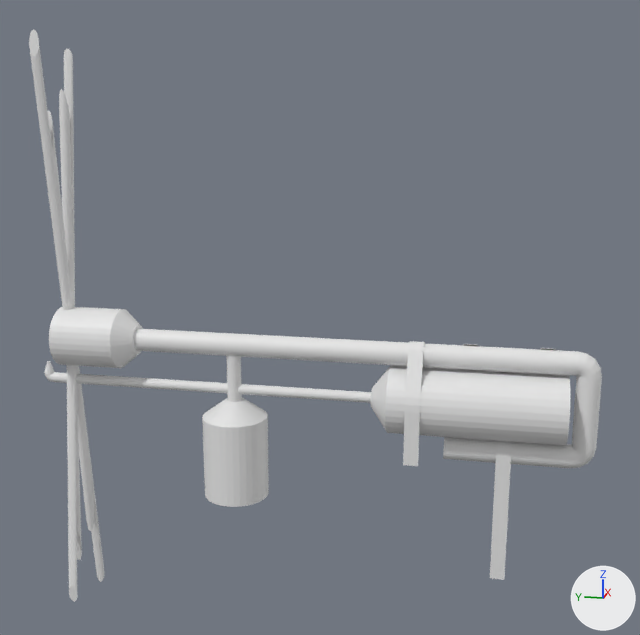
An edit to the glTF model art/models/flamethrower/flamethrower.glb, drawn before and after from the same camera.
The view is the same before and after, from a 50 mm camera at (-6.71, 0.71, 1.94) aimed at (0.08, 2.07, 0.24). The lights are fixed; the arrows at lower right show +X, +Y and +Z. The older version comes first. Where no turn or scale is listed for an object, it has been applied to the vertices. Vertices at exactly the same position are counted once.

The first picture shows 'Air Bottle', 'Barrel', 'Flame Tube', 'Fuel Bottle', 'Hole.001-noimp', 'Hole.002-noimp', 'Hole.003-noimp', 'Hole.004-noimp', 'Muzzle', 'Tape.001', 'Tape.002'.
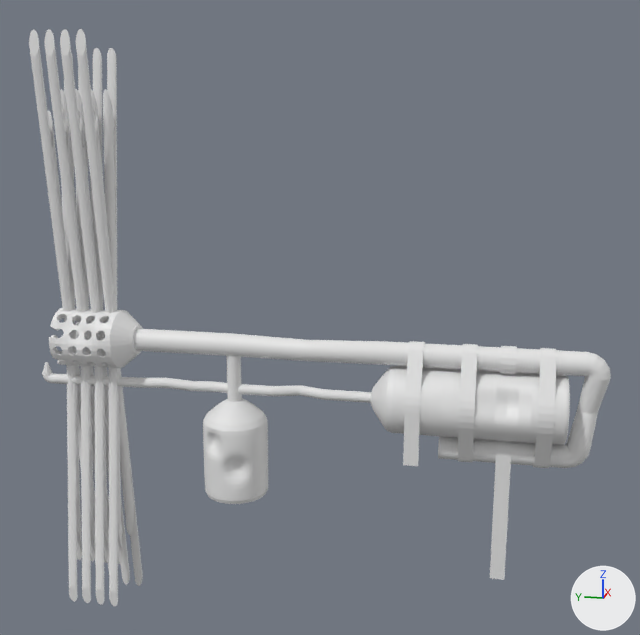
Edits to the bpy script that builds the scene:
```text
Change me_cylinder:
    used by ob_barrel; location = (0.0, 2.773, 0.0)
    remove me_cylinder.from_pydata(...)  # 384 vertices, 764 faces; spans x -0.09..0.09, y -2.89..0.82, z -0.85..0.09
    add me_cylinder.from_pydata(...)  # 512 vertices, 1020 faces; spans x -0.13..0.11, y -2.96..0.82, z -0.85..0.09
    me_cylinder part 1: 4 vertices moved within x -0.09..0.09, y -2.8..-2.75, z -0.7..-0.66; 342 vertices removed from x -0.09..0.09, y -2.89..-1.73, z -0.85..0.09; 470 vertices added at x -0.13..0.11, y -2.96..0.02, z -0.85..0.09
Change me_circle:
    used by ob_muzzle; location = (0.0, 3.596, 0.0)
    remove me_circle.from_pydata(...)  # 192 vertices, 380 faces; spans x -0.247..0.247, y 0.0..0.678, z -0.247..0.247
    add me_circle.from_pydata(...)  # 2471 vertices, 5070 faces; spans x -0.247..0.247, y 0.0..0.678, z -0.247..0.241
    me_circle part 2: 16 vertices moved from x -0.228..0.242, y 0.047..0.678, z -0.138..0.137 to x -0.183..0.242, y 0.0..0.678, z -0.138..0.133; 97 vertices removed from x -0.247..0.247, y 0.0..0.678, z -0.175..0.247; 2376 vertices added at x -0.247..0.247, y 0.0..0.678, z -0.247..0.241
Add me_cylinder_004:
    me_cylinder_004.from_pydata(...)  # a 16-sided cylinder along z spanning x -1.0..1.0, y -1.0..1.0, z -1.0..1.0; a 16-sided cylinder along z spanning x -1.0..1.0, y -4.1..-2.1, z -1.0..1.0; a 16-sided cylinder along z spanning x -1.0..1.0, y -7.2..-5.2, z -1.0..1.0; a 16-sided cylinder along z spanning x -1.0..1.0, y -10.31..-8.31, z -1.0..1.0
Add me_cylinder_003:
    me_cylinder_003 = me_cylinder_004.copy(); me_cylinder_003.name = 'Cylinder.003'
Add me_cylinder_002_1:
    me_cylinder_002_1 = me_cylinder_004.copy(); me_cylinder_002_1.name = 'Cylinder.002'
Add me_cylinder_001_1:
    me_cylinder_001_1 = me_cylinder_004.copy(); me_cylinder_001_1.name = 'Cylinder.001'
Change ob_hole_001_noimp:
    ob_hole_001_noimp: bpy.data.objects.new('Hole.001-noimp', me_cylinder_007) -> bpy.data.objects.new('Hole.001-noimp', me_cylinder_001_1)
Change ob_hole_002_noimp:
    ob_hole_002_noimp: bpy.data.objects.new('Hole.002-noimp', me_cylinder_007) -> bpy.data.objects.new('Hole.002-noimp', me_cylinder_002_1)
Change ob_hole_003_noimp:
    ob_hole_003_noimp: bpy.data.objects.new('Hole.003-noimp', me_cylinder_007) -> bpy.data.objects.new('Hole.003-noimp', me_cylinder_003)
Change ob_hole_004_noimp:
    ob_hole_004_noimp: bpy.data.objects.new('Hole.004-noimp', me_cylinder_007) -> bpy.data.objects.new('Hole.004-noimp', me_cylinder_004)
```

Pixel boxes [x1, y1, x2, y2] of what changed, in the pictures (640 x 635 px):
'Barrel', reshaped
    before: [134, 329, 602, 468]
    after: [134, 329, 611, 468]
'Hole.002-noimp', reshaped (49% wider)
    before: [29, 30, 105, 582]
    after: [29, 29, 143, 586]
'Hole.003-noimp', reshaped (267% wider)
    before: [64, 48, 78, 602]
    after: [64, 48, 118, 606]
'Hole.004-noimp', reshaped (162% wider)
    before: [59, 89, 82, 560]
    after: [60, 89, 122, 565]
'Hole.001-noimp', reshaped (85% wider)
    before: [48, 110, 94, 531]
    after: [48, 110, 134, 535]
'Muzzle', reshaped
    before: [49, 307, 143, 368]
    after: [49, 308, 143, 368]
part 2 of me_circle, cut back
    before: [49, 307, 134, 364]
    after: [49, 308, 134, 368]
'Tape', unchanged, uncovered by the edit
    before: [540, 348, 556, 350]
    after: [533, 348, 556, 468]
'Tape.003', unchanged, uncovered by the edit
    before: [463, 344, 478, 346]
    after: [458, 344, 478, 462]
